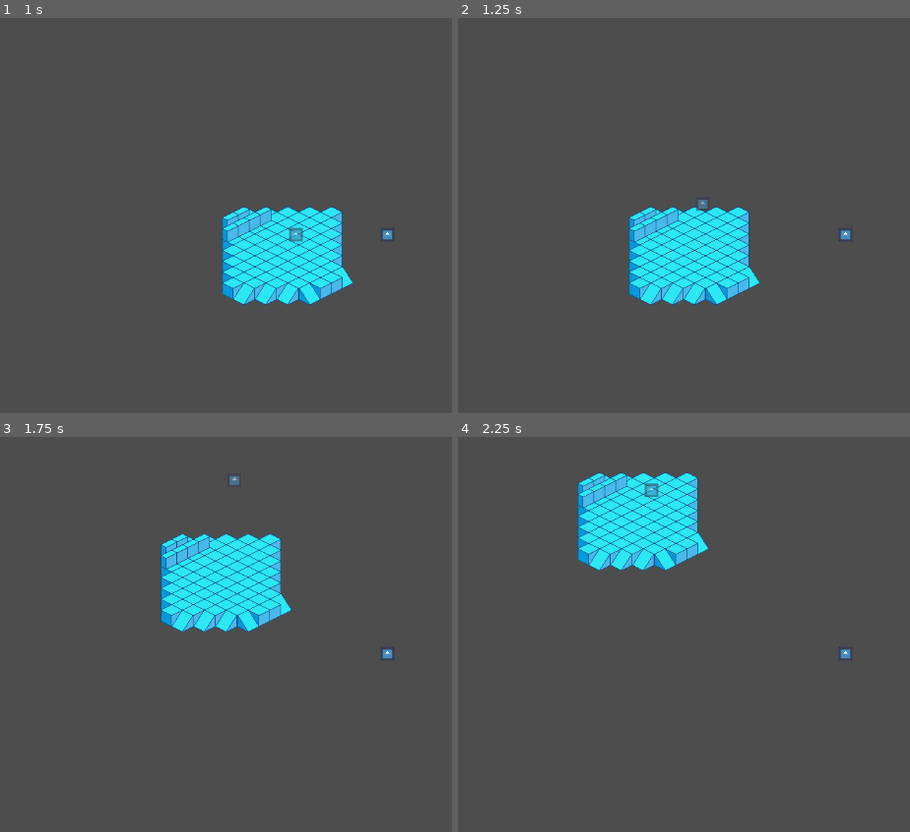
Above: before the commit, frames 1-4 (two rows, left to right).
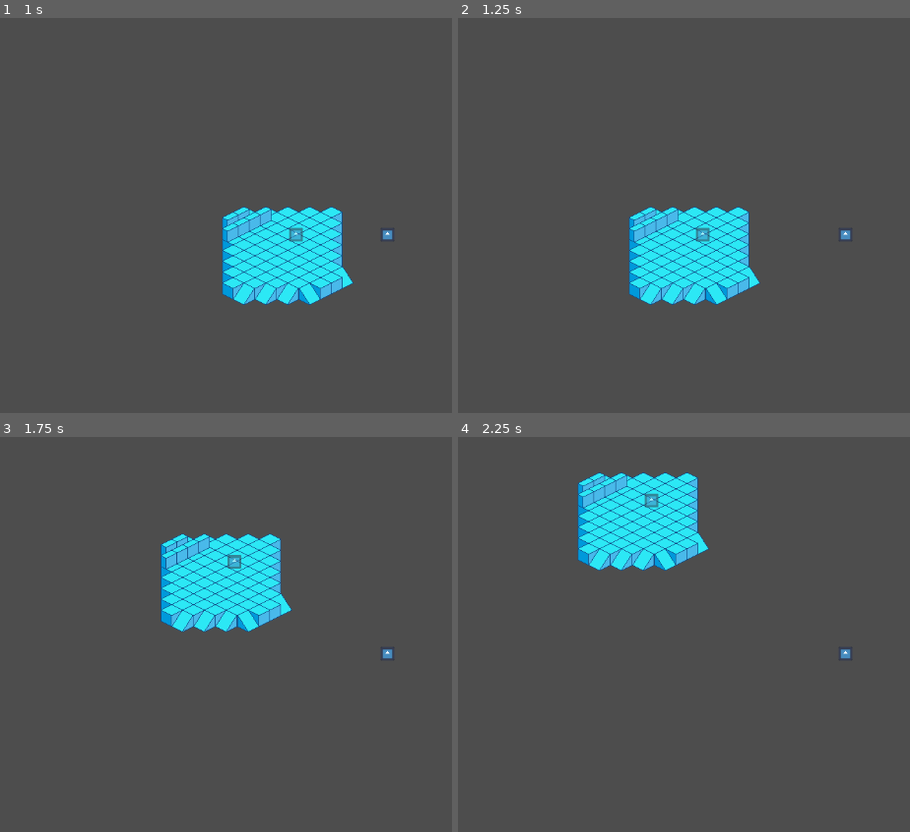
Above: after the commit, the same moments.

Repository: seanj29/LostEchoes
Game: Godot game, scene res://Scenes/Main.tscn
Two runs of this game, one before a commit and one after it. Both use one fixed random seed, a clock stepped at 60 frames per second and the inputs below. The engine's default icon, where the game draws it, is replaced by a stand-in: a white triangle on a blue panel in a dark square.
Inputs:
- Up to frame 1 (1 s): tap Enter at 0.5 s; hold Right (Right) from 0.53 s (still down); tap Space (Special) at 0.6 s
- Up to frame 2 (1.25 s): keep holding Right (Right)
- Up to frame 3 (1.75 s): release Right (Right) at 1.28 s; hold Down (Down) from 1.28 s (still down); tap Space (Special) at 1.35 s
- Up to frame 4 (2.25 s): release Down (Down) at 2.03 s; hold Right (Right) from 2.03 s (still down); tap Space (Special) at 2.1 s

Frame 1 is identical in both runs. In frame 2, 0.2% of the frame differs, in the area x 52-56%, y 46-57%; in frame 3, 0.2%; in frame 4, 0.2%, in the area x 41-45%, y 11-18%.

Commit message:
changed path to user and added a delete operator (ctrl + m) Save is ctrl + o btw

Diff:
--- a/Resources/Ghosts/replay1.tres
+++ b/Resources/Ghosts/replay1.tres
@@ -1,17 +1,26 @@
 [gd_resource type="Resource" script_class="ReplayGhost" load_steps=2 format=3]
 
-[ext_resource type="Script" path="res://Scripts/ReplayScript.gd" id="1_dq88o"]
+[ext_resource type="Script" path="res://Scripts/ReplayScript.gd" id="1_mh62u"]
 
 [resource]
-script = ExtResource("1_dq88o")
+script = ExtResource("1_mh62u")
 level = 1
 Replay = {
-67: ["Up_pressed", ["x = ", 421.0], ["y = ", 249.0]],
-91: ["Up_released", ["x = ", 421.0], ["y = ", 129.0]],
-115: ["Down_pressed", ["x = ", 421.0], ["y = ", 129.0]],
-142: ["Down_released", ["x = ", 421.0], ["y = ", 264.0]],
-161: ["Right_pressed", ["x = ", 421.0], ["y = ", 264.0]],
-187: ["Right_released", ["x = ", 551.0], ["y = ", 264.0]],
-206: ["Left_pressed", ["x = ", 551.0], ["y = ", 264.0]],
-235: ["Left_released", ["x = ", 406.0], ["y = ", 264.0]]
+38: ["Right_pressed", ["x = ", 421.0], ["y = ", 249.0]],
+39: ["Up_pressed", ["x = ", 426.0], ["y = ", 249.0]],
+72: ["Up_released", ["x = ", 542.672], ["y = ", 132.327], "Right_released", ["x = ", 542.672], ["y = ", 132.327]],
+85: ["Left_pressed", ["x = ", 542.672], ["y = ", 132.327], "Down_pressed", ["x = ", 542.672], ["y = ", 132.327]],
+121: ["Left_released", ["x = ", 415.393], ["y = ", 259.607]],
+122: ["Down_released", ["x = ", 415.393], ["y = ", 264.607]],
+132: ["Right_pressed", ["x = ", 415.393], ["y = ", 264.607]],
+143: ["Down_pressed", ["x = ", 470.393], ["y = ", 264.607]],
+148: ["Down_released", ["x = ", 488.071], ["y = ", 282.284]],
+160: ["Up_pressed", ["x = ", 548.071], ["y = ", 282.284]],
+163: ["Right_released", ["x = ", 558.678], ["y = ", 271.678]],
+170: ["Left_pressed", ["x = ", 558.678], ["y = ", 236.678], "Up_released", ["x = ", 558.678], ["y = ", 236.678]],
+180: ["Down_pressed", ["x = ", 508.678], ["y = ", 236.678]],
+181: ["Left_released", ["x = ", 505.142], ["y = ", 240.213]],
+185: ["Left_pressed", ["x = ", 505.142], ["y = ", 260.213]],
+188: ["Down_released", ["x = ", 494.536], ["y = ", 270.82]],
+192: ["Left_released", ["x = ", 474.536], ["y = ", 270.82]]
 }
--- a/Scenes/GhostsMovement.gd
+++ b/Scenes/GhostsMovement.gd
@@ -10,7 +10,7 @@
 var ActionsState := {Up_pressed = false, Down_pressed = false, Left_pressed = false, Right_pressed = false}
 # Called when the node enters the scene tree for the first time.
 func _ready():
-	var LoadedReplay: ReplayGhost = Level.load_new("res://Resources/Ghosts/replay1.tres")
+	var LoadedReplay: ReplayGhost = Level.load_new("user://Resources/Ghosts/replay1.tres")
 	if LoadedReplay:
 		ReplayDict = LoadedReplay.Replay
 		print("GhostMovement.gd: resource loaded")
--- a/Scripts/Level1.gd
+++ b/Scripts/Level1.gd
@@ -16,3 +16,9 @@
         return ResourceLoader.load(Path, "ReplayGhost")
     else:
         return null
+
+func delete (Path: String):
+    if ResourceLoader.exists(Path):
+        OS.move_to_trash(ProjectSettings.globalize_path(Path))
+    else:
+        print("Could not find resource at path: %s" % Path)
--- a/Scripts/PlayerMovement.gd
+++ b/Scripts/PlayerMovement.gd
@@ -18,7 +18,7 @@
 func _ready():
 
 
-	var LoadedReplay: ReplayGhost = Level.load_new("res://Resources/Ghosts/replay1.tres")
+	var LoadedReplay: ReplayGhost = Level.load_new("user://Resources/Ghosts/replay1.tres")
 	if LoadedReplay:
 		ReplayDict = LoadedReplay.Replay
 		print("PlayMovement.gd: resource loaded")
@@ -96,4 +96,6 @@
 	# print("\n")
 
 	if event.is_action_pressed("Save"):
-		Level.save(Level.ReplayResource, "res://Resources/Ghosts/replay1.tres")
+		Level.save(Level.ReplayResource, "user://Resources/Ghosts/replay1.tres")
+	if event.is_action_pressed("Delete"):
+		Level.delete("user://Resources/Ghosts/replay1.tres")
--- a/project.godot
+++ b/project.godot
@@ -52,6 +52,11 @@
 "events": [Object(InputEventKey,"resource_local_to_scene":false,"resource_name":"","device":-1,"window_id":0,"alt_pressed":false,"shift_pressed":false,"ctrl_pressed":true,"meta_pressed":false,"pressed":false,"keycode":0,"physical_keycode":79,"key_label":0,"unicode":0,"echo":false,"script":null)
 ]
 }
+Delete={
+"deadzone": 0.5,
+"events": [Object(InputEventKey,"resource_local_to_scene":false,"resource_name":"","device":-1,"window_id":0,"alt_pressed":false,"shift_pressed":false,"ctrl_pressed":true,"meta_pressed":false,"pressed":false,"keycode":0,"physical_keycode":77,"key_label":0,"unicode":0,"echo":false,"script":null)
+]
+}
 
 [layer_names]
 
